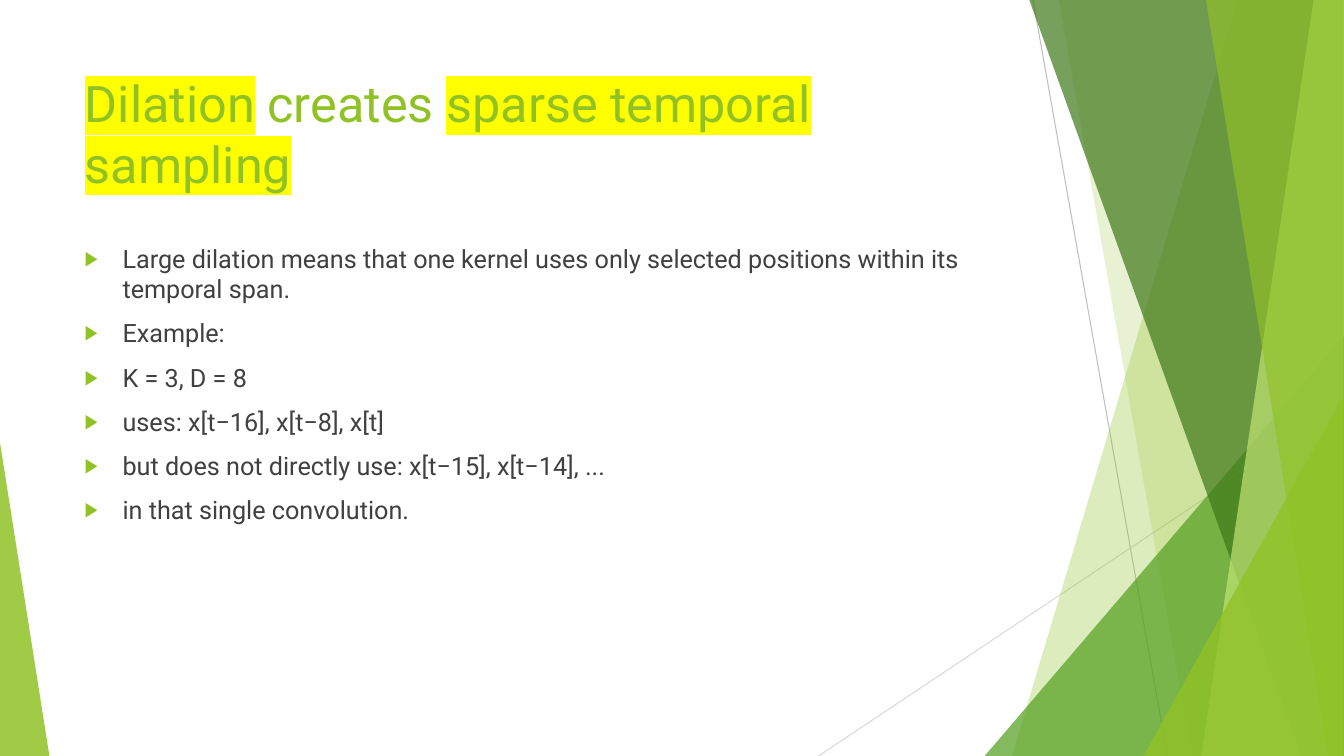
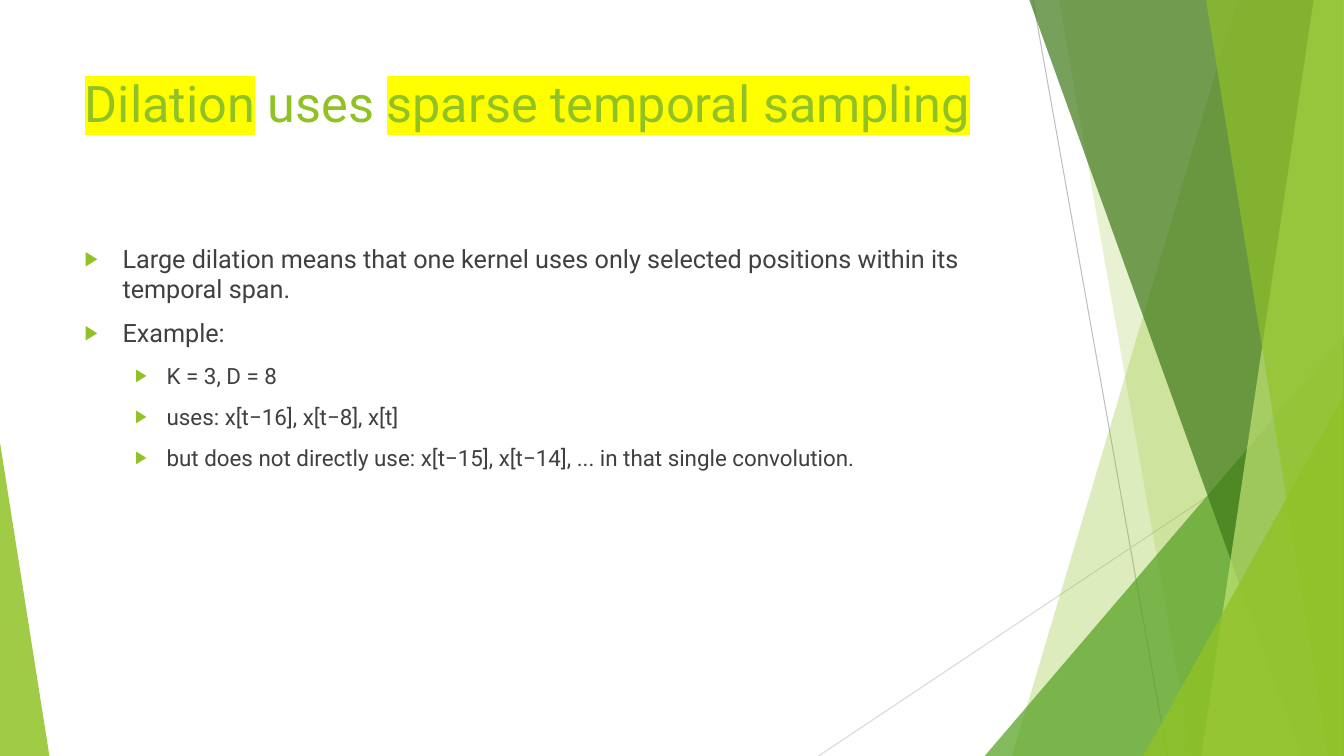
Before and after one commit to FranzGH/timeseries, a slide deck: slide 162 of Slides/05 CNNs.pptx. Drawn at 1344x756 pixels with LibreOffice and Linux fonts; fonts in the diff are those of the drawing. Boxes give left, top, right and bottom in pixels: in the first picture for what was removed or moved away, otherwise in the second. Text is boxed around its words. In the diff, an @@ line names an element or a change of style, - is before the commit and + after.

```diff
--- a/Slides/05 CNNs.pptx
+++ b/Slides/05 CNNs.pptx
@@ title at box(85, 84, 969, 133): text changed @@
-Dilation creates sparse temporal sampling
+Dilation uses sparse temporal sampling
@@ text at box(167, 368, 398, 429): size 18 to 16 pt in "K = 3, D = 8", "uses: x[t−16], x[t−8], x[t]"; list level 1 to 2 in "K = 3, D = ..."; list level 1 to 2 in "uses: x[t−16], x[t−8], x[t]" @@
@@ text at box(167, 448, 854, 471): text changed; size 18 to 16 pt @@
-▶ but does not directly use: x[t−15], x[t−14], ...
-▶ in that single convolution.
+  ▶ but does not directly use: x[t−15], x[t−14], ... in that single convolution.
```
Also in this commit, not shown: 90 other slides changed.
